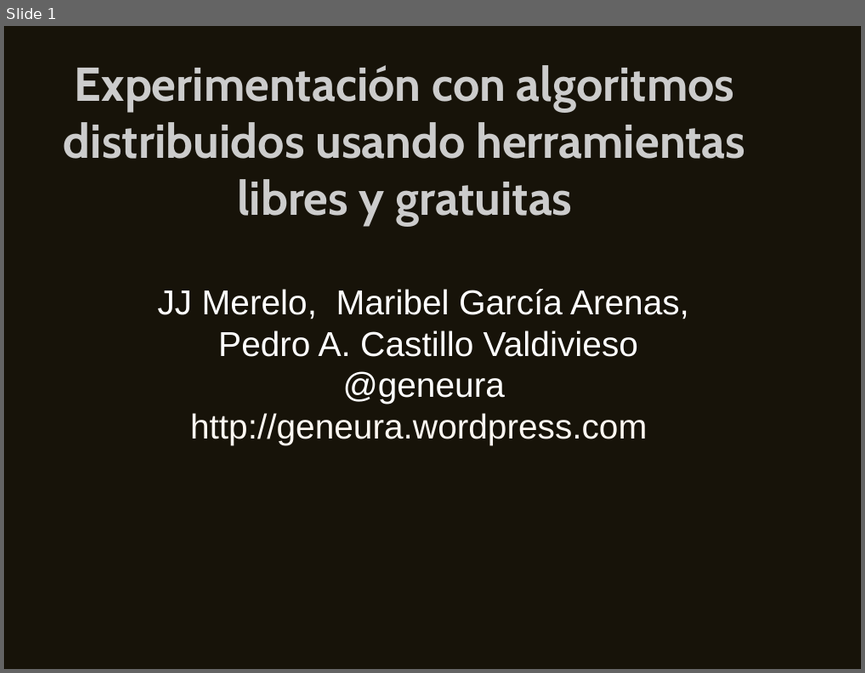
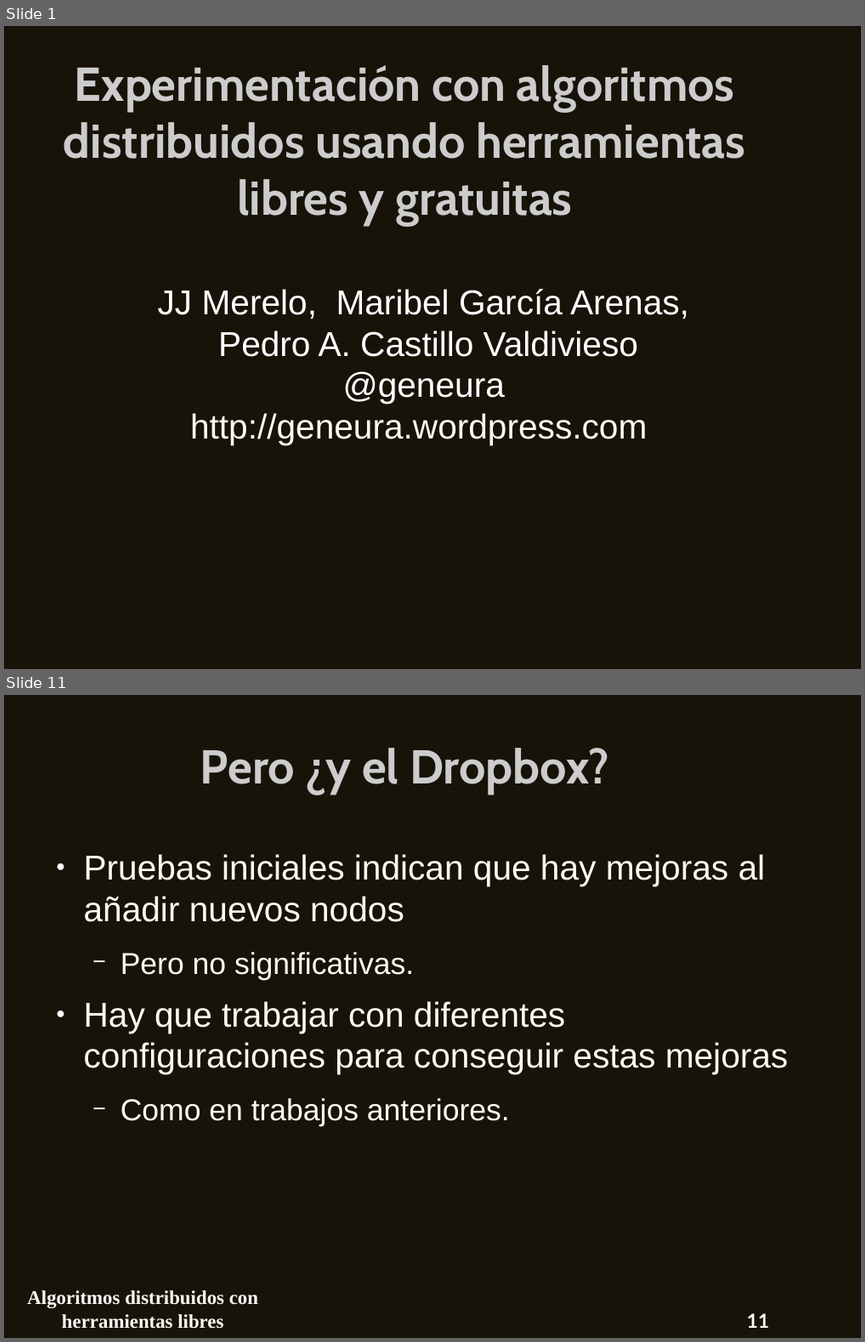
Before and after one commit to CANUBE/maeb-2013, a slide deck: presentacion.odp. Shown one above the other, each under a label of ours: slide 1 before the commit, slides 1 and 11 after it; the slides between them are not shown. The pictures are 865x673 and 865x1342 pixels, drawn with LibreOffice and Linux fonts; fonts in the diff are those of the drawing. Boxes give left, top, right and bottom in pixels: in the first picture for what was removed or moved away, otherwise in the second. Text is boxed around its words. In the diff, an @@ line names an element or a change of style, - is before the commit and + after.

```diff
--- a/presentacion.odp
+++ b/presentacion.odp
@@ slide 11 added at (x1=4, y1=695, x2=861, y2=1338), background #171309 @@
@@ title added at (x1=200, y1=748, x2=609, y2=794), 44 pt, text #CCCCCC, bold @@
+Pero ¿y el Dropbox?
@@ text added at (x1=84, y1=854, x2=789, y2=1126), 32 pt, text #FDF8F2 @@
+● Pruebas iniciales indican que hay mejoras al añadir nuevos nodos
+  − Pero no significativas.
+● Hay que trabajar con diferentes configuraciones para conseguir estas mejoras
+  − Como en trabajos anteriores.
@@ text added at (x1=27, y1=1290, x2=258, y2=1328), 18 pt, text #FDF8F2, bold @@
+Algoritmos distribuidos con herramientas libres
@@ page number added at (x1=747, y1=1313, x2=770, y2=1327), 18 pt, text #FDF8F2, bold @@
+11
```
Also in this commit, not shown: 12 other slides added, 4 slides removed.
